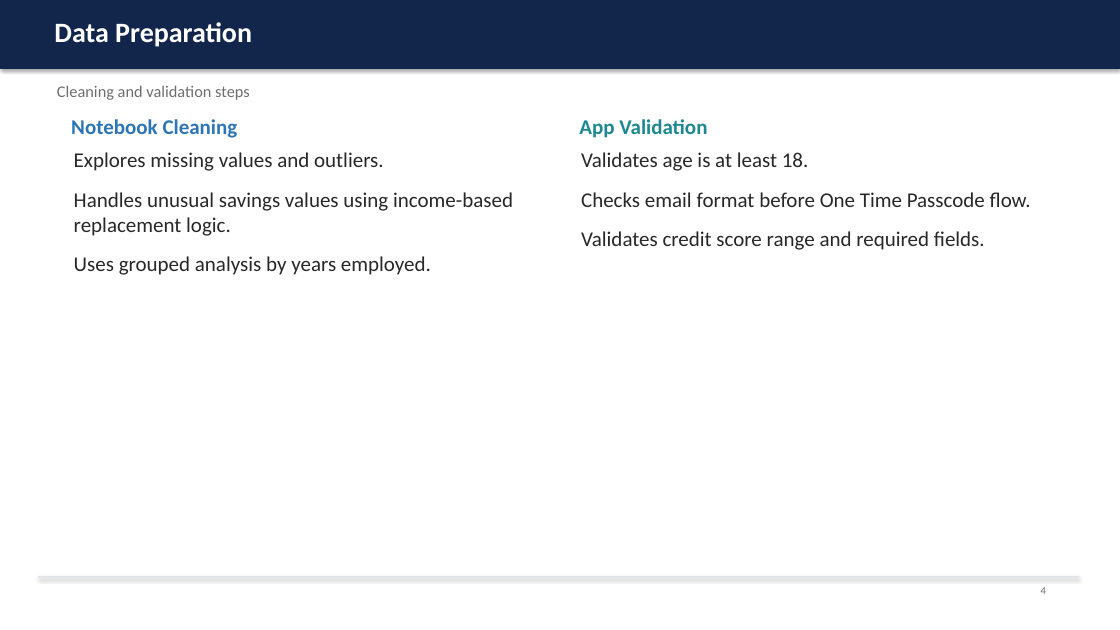
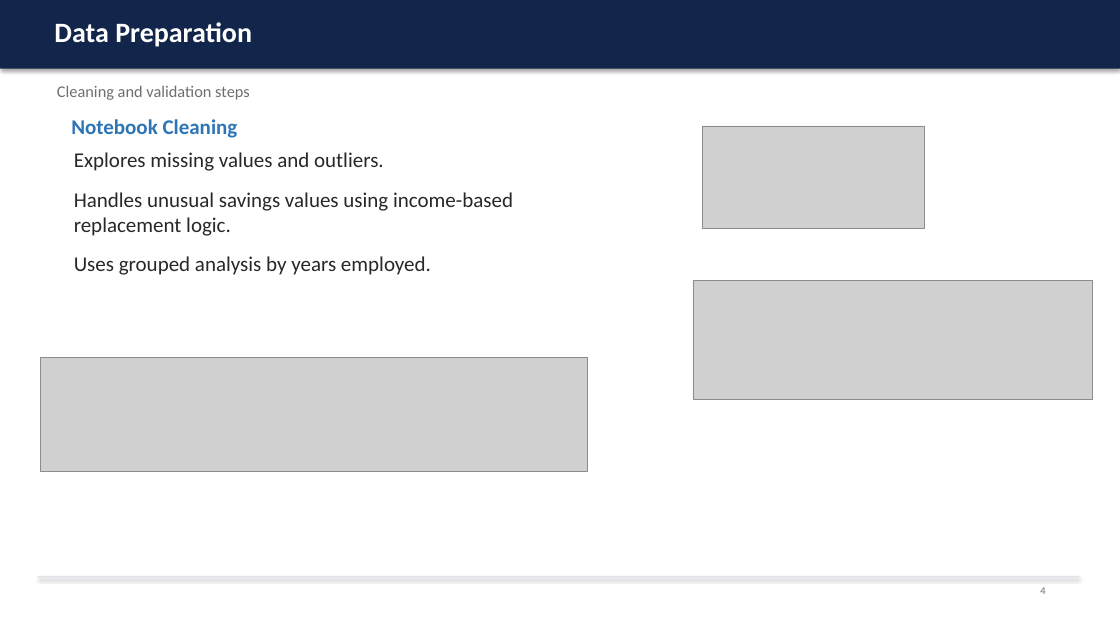
Before and after one commit to MalharJojare/TechField, a slide deck: slide 5 of project1/loan_presentation.pptx. Drawn at 1120x630 pixels with LibreOffice and Linux fonts; fonts in the diff are those of the drawing; grey boxes stand for pictures. Boxes give left, top, right and bottom in pixels: in the first picture for what was removed or moved away, otherwise in the second. Text is boxed around its words. In the diff, an @@ line names an element or a change of style, - is before the commit and + after.

```diff
--- a/project1/loan_presentation.pptx
+++ b/project1/loan_presentation.pptx
@@ text removed at bbox=[579, 119, 707, 138] @@
-App Validation
@@ picture added at bbox=[702, 126, 924, 229] @@
@@ text removed at bbox=[581, 152, 1031, 250] @@
-Validates age is at least 18.
-Checks email format before One Time Passcode flow.
-Validates credit score range and required fields.
@@ picture added at bbox=[693, 280, 1093, 399] @@
@@ picture added at bbox=[40, 357, 588, 471] @@
```
Also in this commit, not shown: 4 other slides changed, 5 other files.
